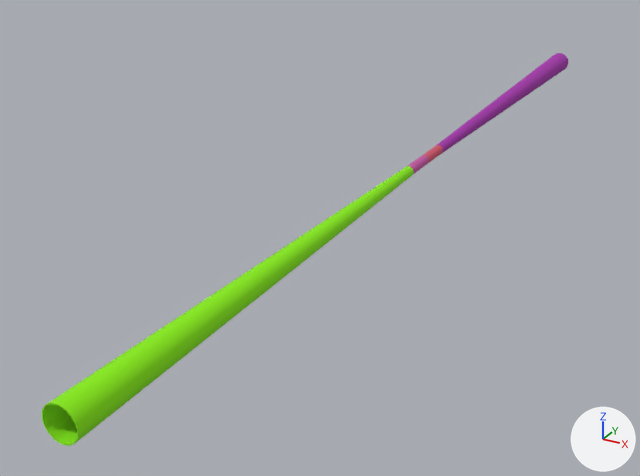
What one commit did to the glTF model src/assets/detectors/IDEA_o1_v04.gltf.
Camera for both pictures: a 50 mm lens placed at (74.0, -185.0, 67.0), pointed at (-18.0, -18.0, -17.0). The axes (+X, +Y, +Z) are drawn at lower right. The lights are the same throughout. The picture after the commit comes second. Where no turn or scale is listed for an object, it has been applied to the vertices.

The first picture shows 'tube_AlBeMet162_wall2_7.001', 'tube_AlBeMet162_wall_6.001' and 2 more.
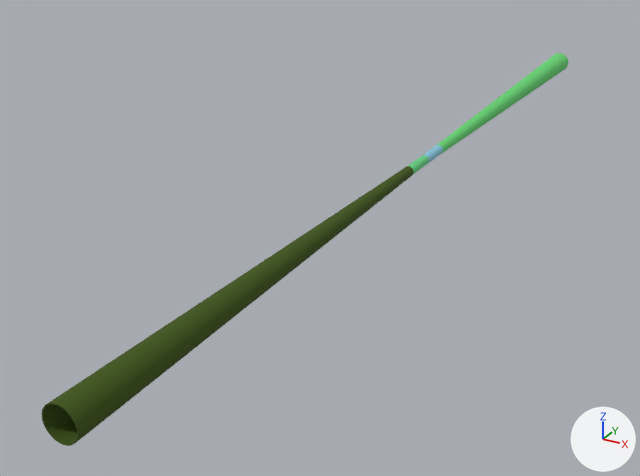
Pixel boxes [x1, y1, x2, y2] of what changed, in the pictures (640 x 476 px):
'tube_AlBeMet162_wall_6.001', recoloured
    both: [41, 166, 414, 446]
'tube_AlBeMet162_wall2_7.001', recoloured (pink to green)
    both: [437, 53, 568, 153]

The change, as a list of edits to the scene's bpy script:
```text
Change mat_material_2:
    mat_material_2.base_color: (0.254, 0.847, 0.00478) -> (0.0497, 0.0953, 0.00402)  # green #8aed0f -> dark green #3f570d
Change mat_material_3:
    mat_material_3.base_color: (0.381, 0.0343, 0.418) -> (0.144, 0.68, 0.181)  # pink #a634ad -> green #6ad776
```
